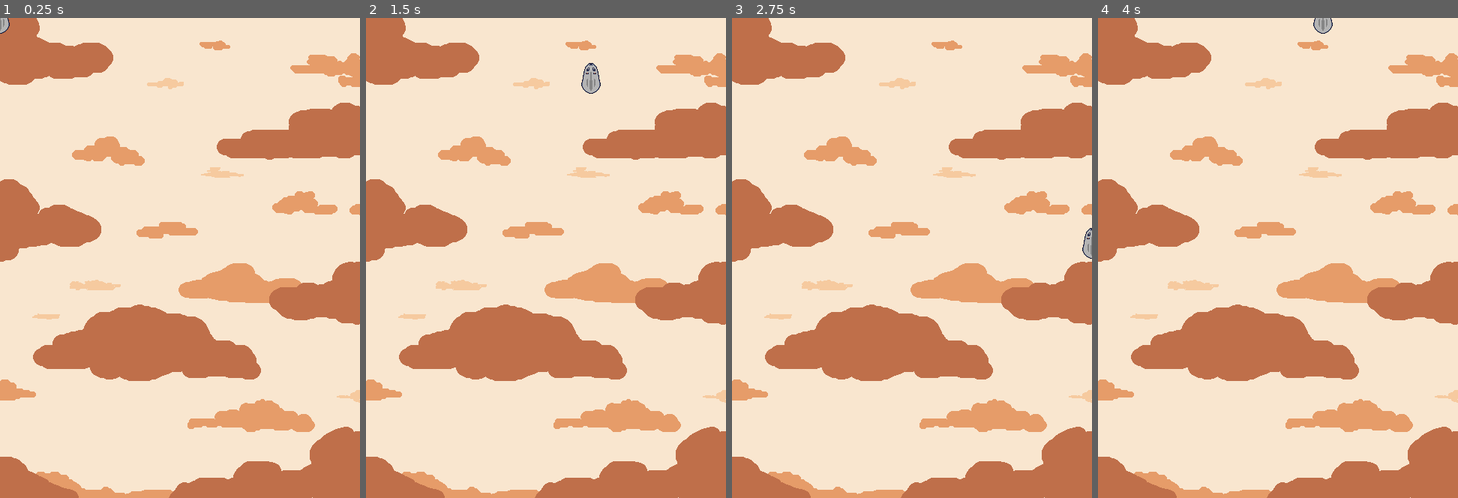
Above: before the commit, frames 1-4 (left to right).
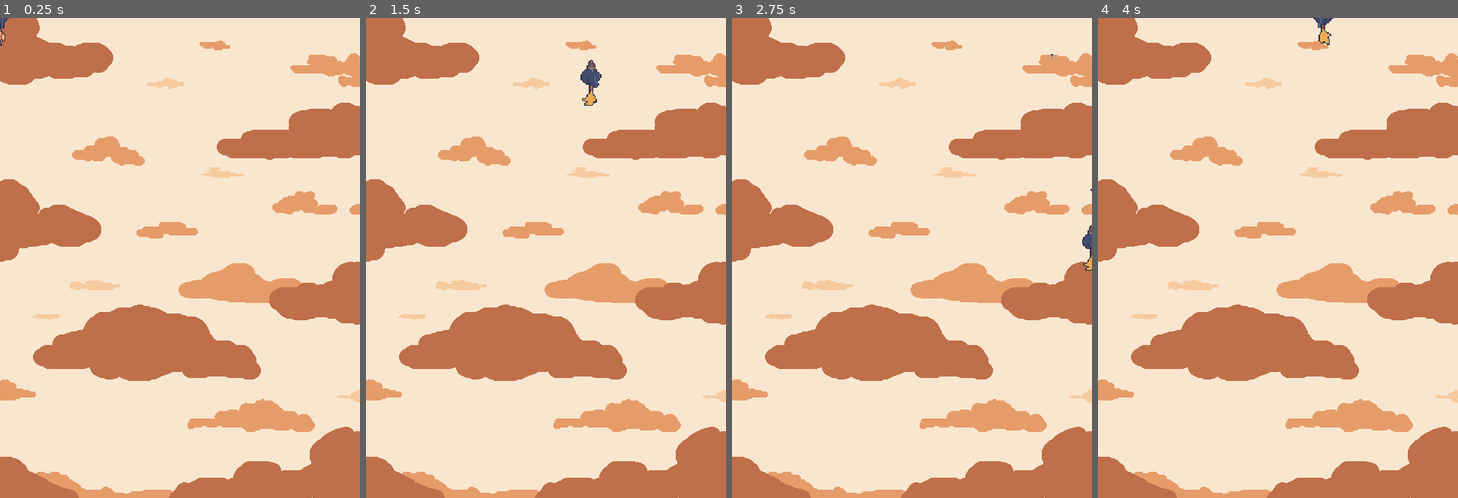
Above: after the commit, the same moments.

Repository: Poipurin/Shoot-em-up
Game: Godot game, scene res://assets/scenes/Game.tscn
Same seed, same stepped clock (60 frames per second), same inputs: the game is played once before the commit and once after it.
Inputs:
- Up to frame 1 (0.25 s): no input
- Up to frame 2 (1.5 s): tap Enter at 0.5 s; hold Right (move_right) 0.53-1.28 s; hold Space (shoot, bound only after the commit) 0.53-1.28 s; hold Down (move_down) from 1.28 s (still down); tap Space (shoot, bound only after the commit) at 1.35 s
- Up to frame 3 (2.75 s): release Down (move_down) at 2.03 s; hold Right (move_right) from 2.03 s (still down); hold Space (shoot, bound only after the commit) from 2.03 s (still down)
- Up to frame 4 (4 s): release Right (move_right) at 2.78 s; release Space (shoot, bound only after the commit) at 2.78 s; hold Up (move_up) 2.78-3.53 s; tap Space (shoot, bound only after the commit) at 2.85 s; hold Left (move_left) from 3.53 s (still down); hold Space (shoot, bound only after the commit) from 3.53 s (still down)

The runs differ from the first frame. In frame 1, less than 0.1% of the frame differs, in the area x 0-3%, y 0-6%; in frame 2, 0.4%, in the area x 59-66%, y 8-19%; in frame 3, 0.2%; in frame 4, 0.2%.

Commit message:
bullets and players animation

Diff:
--- a/Shoot-em-up/assets/scenes/Game.tscn
+++ b/Shoot-em-up/assets/scenes/Game.tscn
@@ -1,15 +1,15 @@
-[gd_scene load_steps=9 format=2]
+[gd_scene load_steps=8 format=2]
 
 [ext_resource path="res://assets/scenes/Player.tscn" type="PackedScene" id=1]
 [ext_resource path="res://assets/art/enviroment/backgrounds/Background_test.png" type="Texture" id=2]
 [ext_resource path="res://assets/script/Game.gd" type="Script" id=3]
 [ext_resource path="res://assets/scenes/HUD.tscn" type="PackedScene" id=4]
 [ext_resource path="res://assets/script/HUD.gd" type="Script" id=5]
-[ext_resource path="res://assets/script/bullets.gd" type="Script" id=6]
+[ext_resource path="res://assets/scenes/bullets.tscn" type="PackedScene" id=6]
 
-[sub_resource type="CapsuleShape2D" id=2]
-
-[sub_resource type="CircleShape2D" id=1]
+[sub_resource type="CapsuleShape2D" id=3]
+radius = 1.0
+height = 6.0
 
 [node name="Game" type="Node2D"]
 script = ExtResource( 3 )
@@ -24,14 +24,9 @@
 __meta__ = {
 "_edit_group_": true
 }
+speed = 400
 
-[node name="bullets" type="Area2D" parent="Player"]
-script = ExtResource( 6 )
-
-[node name="CollisionShape2D" type="CollisionShape2D" parent="Player/bullets"]
-shape = SubResource( 2 )
-
-[node name="Sprite" type="Sprite" parent="Player/bullets"]
+[node name="bullets" parent="Player" instance=ExtResource( 6 )]
 
 [node name="Stages" type="Node2D" parent="."]
 
@@ -41,4 +36,5 @@
 [node name="Enemies" type="Area2D" parent="."]
 
 [node name="CollisionShape2D" type="CollisionShape2D" parent="Enemies"]
-shape = SubResource( 1 )
+position = Vector2( 0, 1 )
+shape = SubResource( 3 )
--- a/Shoot-em-up/assets/scenes/Player.tscn
+++ b/Shoot-em-up/assets/scenes/Player.tscn
@@ -1,25 +1,42 @@
-[gd_scene load_steps=5 format=2]
+[gd_scene load_steps=10 format=2]
 
-[ext_resource path="res://assets/art/players/characters/Test.png" type="Texture" id=1]
+[ext_resource path="res://assets/art/players/characters/Player_test4.png" type="Texture" id=1]
 [ext_resource path="res://assets/script/Player.gd" type="Script" id=2]
+[ext_resource path="res://assets/art/players/characters/Player_test6.png" type="Texture" id=3]
+[ext_resource path="res://assets/art/players/characters/Player_test5.png" type="Texture" id=4]
+[ext_resource path="res://assets/art/players/characters/Player_test2.png" type="Texture" id=5]
+[ext_resource path="res://assets/art/players/characters/Player_test3.png" type="Texture" id=6]
+[ext_resource path="res://assets/art/players/characters/Player_test1.png" type="Texture" id=7]
 
 [sub_resource type="SpriteFrames" id=2]
 animations = [ {
-"frames": [ ExtResource( 1 ) ],
+"frames": [ ExtResource( 7 ), ExtResource( 5 ), ExtResource( 6 ), ExtResource( 1 ), ExtResource( 4 ), ExtResource( 3 ) ],
 "loop": true,
 "name": "fly",
 "speed": 5.0
 } ]
 
 [sub_resource type="CapsuleShape2D" id=3]
-radius = 11.0
+radius = 13.0
+height = 40.0
 
 [node name="Player" type="KinematicBody2D"]
 script = ExtResource( 2 )
 
 [node name="AnimatedSprite" type="AnimatedSprite" parent="."]
+scale = Vector2( 1.5, 1.5 )
 frames = SubResource( 2 )
 animation = "fly"
 
 [node name="CollisionShape2D" type="CollisionShape2D" parent="."]
+position = Vector2( 0, 4 )
 shape = SubResource( 3 )
+
+[node name="Spawn" type="Position2D" parent="."]
+position = Vector2( 0, -20 )
+
+[node name="ShootSpeed" type="Timer" parent="."]
+wait_time = 0.3
+one_shot = true
+
+[connection signal="timeout" from="ShootSpeed" to="." method="_on_ShootSpeed_timeout"]
--- /dev/null
+++ b/Shoot-em-up/assets/scenes/bullets.tscn
@@ -0,0 +1,15 @@
+[gd_scene load_steps=4 format=2]
+
+[ext_resource path="res://assets/art/players/particles/bullets/Basic_bullet1.png" type="Texture" id=1]
+[ext_resource path="res://assets/script/bullets.gd" type="Script" id=2]
+
+[sub_resource type="CapsuleShape2D" id=2]
+
+[node name="bullets" type="Area2D"]
+script = ExtResource( 2 )
+
+[node name="Sprite" type="Sprite" parent="."]
+texture = ExtResource( 1 )
+
+[node name="CollisionShape2D" type="CollisionShape2D" parent="."]
+shape = SubResource( 2 )
--- a/Shoot-em-up/assets/script/Bullets.gd
+++ b/Shoot-em-up/assets/script/Bullets.gd
@@ -4,4 +4,4 @@
 var speed = 600
 
 func _physics_process(delta):
-	position.x += delta * speed
+	position.y -= delta * speed
--- a/Shoot-em-up/assets/script/Player.gd
+++ b/Shoot-em-up/assets/script/Player.gd
@@ -4,6 +4,9 @@
 export var speed = 400
 var screen_size
 var movement = Vector2.ZERO
+var Bullet = preload("res://assets/scenes/bullets.tscn")
+var canShoot = true
+onready var spawn = $Spawn
 
 func _ready():
 	screen_size = get_viewport_rect().size
@@ -22,12 +25,9 @@
 	if velocity.length() > 0:
 		velocity = velocity.normalized() * speed
 		$AnimatedSprite.play()
-	else:
-		$AnimatedSprite.stop()
-	position += velocity * delta
-	position.x = clamp(position.x, 0, screen_size.x)
-	position.y = clamp(position.y, 0, screen_size.y)
-	if velocity.x != 0:
+		position += velocity * delta
+		position.x = clamp(position.x, 0, screen_size.x)
+		position.y = clamp(position.y, 0, screen_size.y)
 		$AnimatedSprite.animation = "fly"
 		$AnimatedSprite.flip_v = false
 		$AnimatedSprite.flip_h = velocity.x < 0
@@ -42,3 +42,18 @@
 
 	movement = movement.normalized()
 	move_and_slide(movement * speed)
+
+func _on_ShootSpeed_timeout():
+	canShoot = true
+
+func _process(delta):
+	if	Input.is_action_pressed("shoot") and canShoot:
+		shoot()
+
+func shoot():
+	var bullet = Bullet.instance()
+	bullet.position = spawn.global_position
+	get_tree().current_scene.add_child(bullet)
+
+	$ShootSpeed.start()
+	canShoot = false
--- a/Shoot-em-up/project.godot
+++ b/Shoot-em-up/project.godot
@@ -74,6 +74,11 @@
 , Object(InputEventKey,"resource_local_to_scene":false,"resource_name":"","device":0,"alt":false,"shift":false,"control":false,"meta":false,"command":false,"pressed":false,"scancode":87,"physical_scancode":0,"unicode":0,"echo":false,"script":null)
  ]
 }
+shoot={
+"deadzone": 0.5,
+"events": [ Object(InputEventKey,"resource_local_to_scene":false,"resource_name":"","device":0,"alt":false,"shift":false,"control":false,"meta":false,"command":false,"pressed":false,"scancode":32,"physical_scancode":0,"unicode":0,"echo":false,"script":null)
+ ]
+}
 
 [physics]
 
Not shown, added: Shoot-em-up/assets/art/players/characters/Player_test1.png.import
Not shown, added: Shoot-em-up/assets/art/players/characters/Player_test2.png.import
Not shown, added: Shoot-em-up/assets/art/players/characters/Player_test3.png.import
Not shown, added: Shoot-em-up/assets/art/players/characters/Player_test4.png.import
Not shown, added: Shoot-em-up/assets/art/players/characters/Player_test5.png.import
Not shown, added: Shoot-em-up/assets/art/players/characters/Player_test6.png.import
